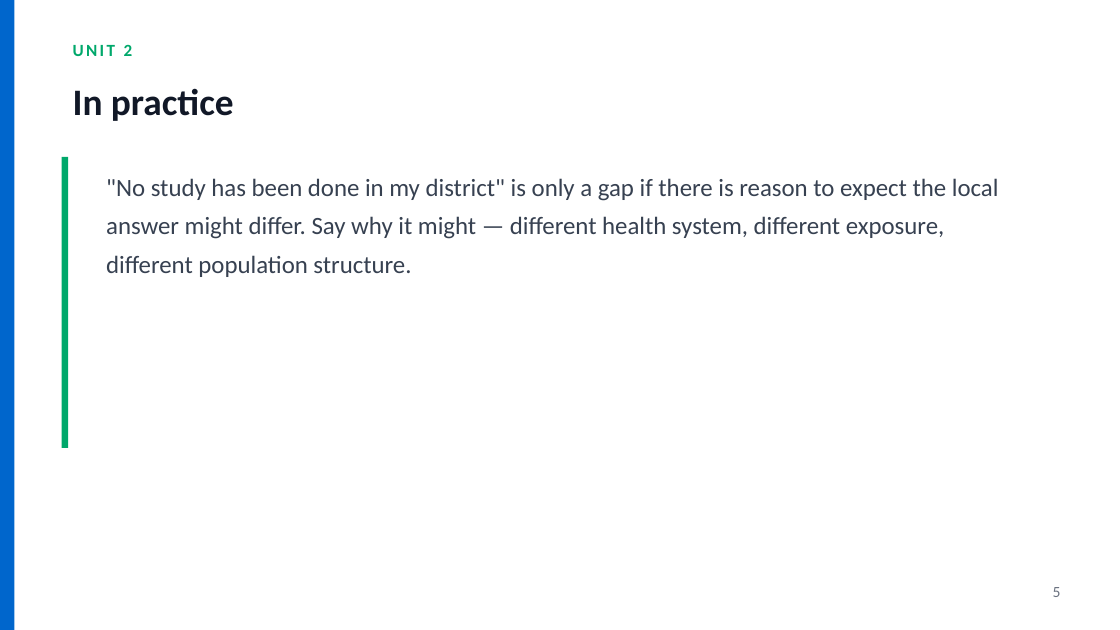
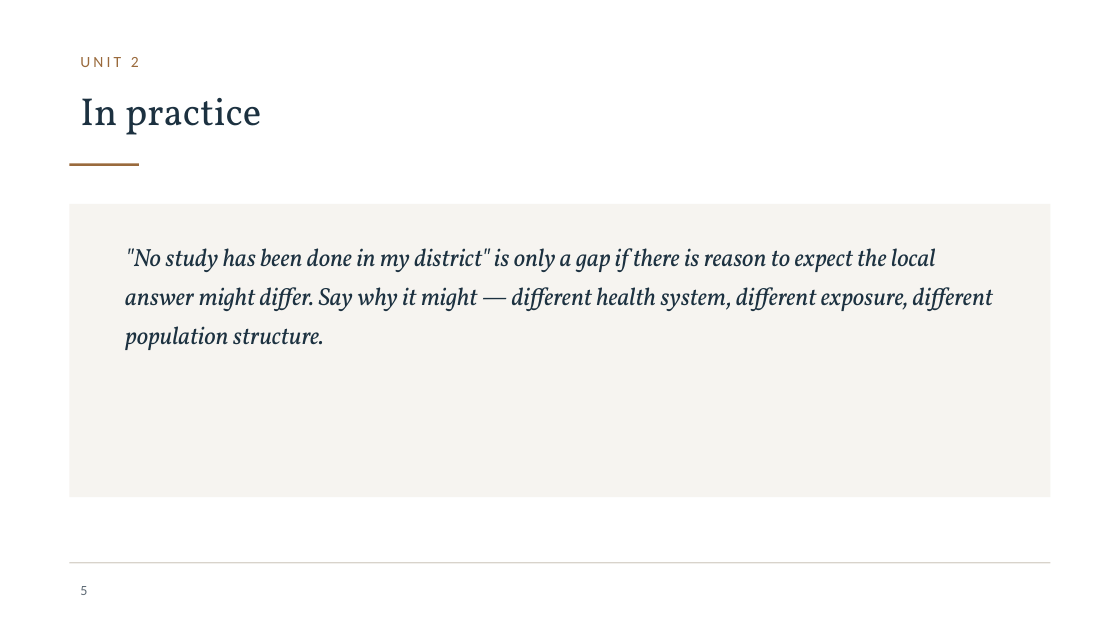
Before and after one commit to JesseAnak7534/ICBB, a slide deck: slide 5 of icbb-website/materials/research-methods/unit-02-slides.pptx. Drawn at 1120x630 pixels with LibreOffice and Linux fonts; fonts in the diff are those of the drawing; background and template pictures are left out. Boxes give left, top, right and bottom in pixels: in the first picture for what was removed or moved away, otherwise in the second. Text is boxed around its words. In the diff, an @@ line names an element or a change of style, - is before the commit and + after.

Commit message:
Ship PowerPoint only for slides, and redesign the materials typography
Two complaints, both fair.

Slides were HTML as well as PowerPoint
- The generator wrote 23 HTML slide decks alongside the .pptx files, so the
  folder looked like a pile of web pages. Slides are now PowerPoint only.
- The HTML used to lay out the PDFs is an intermediate and goes to a scratch
  directory. The generator also deletes anything that is not .pptx or .pdf
  from materials/, so stale formats cannot accumulate.
- materials/ went from 46 files to 23: 11 decks and 12 PDFs.
- The API no longer serves .html at all — serving arbitrary HTML from a path
  parameter was a liability once nothing needed it.

The design looked generated
- Dropped the blue-to-green gradient, the rounded accent bar and the circular
  badges. Title slides are now one solid ink ground with a single bronze rule;
  content slides lead with a serif heading over a short rule.
- Typography is Constantia for reading text and Corbel for labels and tables,
  in the decks and the PDFs alike, so the two formats read as one set.
- Bullets are an en dash rather than a filled disc; tables use hairline rules
  instead of banded fills; the palette is ink and bronze on paper.
- Handouts gained a proper masthead, an italic standfirst and a running foot.

Fonts: web fonts were tried and abandoned. Only a family already in Chrome's
cache rendered — Spectral came through while IBM Plex Sans, Archivo, Source
Sans 3, Work Sans and Karla all silently fell back — so the same source
produced different PDFs on different runs. Constantia and Corbel ship with
Windows and Office, embed into the PDF, and are what the decks use, so the
build is reproducible.

Verified: Constantia and Corbel both embedded in the PDFs; decks pass a full
XML well-formedness check across 100 parts with 48 native bullet paragraphs
and no drawn-shape text.

```diff
--- a/icbb-website/materials/research-methods/unit-02-slides.pptx
+++ b/icbb-website/materials/research-methods/unit-02-slides.pptx
@@ rectangle removed at (0, 0, 15, 630) @@
@@ text "UNIT 2": place and size @@
-text "UNIT 2" at (73, 45, 133, 56)
+text "UNIT 2" at (80, 57, 139, 67)
@@ text "UNIT 2" at (80, 57, 139, 67): size 11 to 10 pt, text colour #00A86B to #9A6A3C, letter spacing 1.5 to 2 pt, bold off @@
@@ text "In practice": place and size @@
-text "In practice" at (73, 88, 234, 121)
+text "In practice" at (80, 98, 261, 135)
@@ text "In practice" at (80, 98, 261, 135): size 24 to 25 pt, font Calibri to Vollkorn, text colour #111827 to #1C3140, bold off; vertical alignment middle to top @@
@@ rectangle removed at (62, 157, 68, 448) @@
@@ rectangle added at (69, 164, 139, 166), fill #9A6A3C @@
@@ rectangle added at (69, 204, 1051, 497), fill #F6F4F0 @@
@@ text ""No study has been done ...": place and size @@
-text ""No study has been done ..." at (106, 178, 999, 277)
+text ""No study has been done ..." at (125, 248, 993, 350)
@@ text ""No study has been done ..." at (125, 248, 993, 350): font Calibri to Vollkorn, text colour #374151 to #1C3140, italic on; line spacing 1.3 to 1.32 @@
@@ rectangle added at (69, 562, 1051, 563), fill #D8D3CB @@
@@ page number: place and size @@
-page number at (1053, 587, 1061, 597)
+page number at (80, 586, 87, 595)
@@ page number at (80, 586, 87, 595): size 10 to 9 pt, text colour #6B7280 to #5F6B76 @@
```
Also in this commit, not shown: 18 other slides changed, 49 other files.
